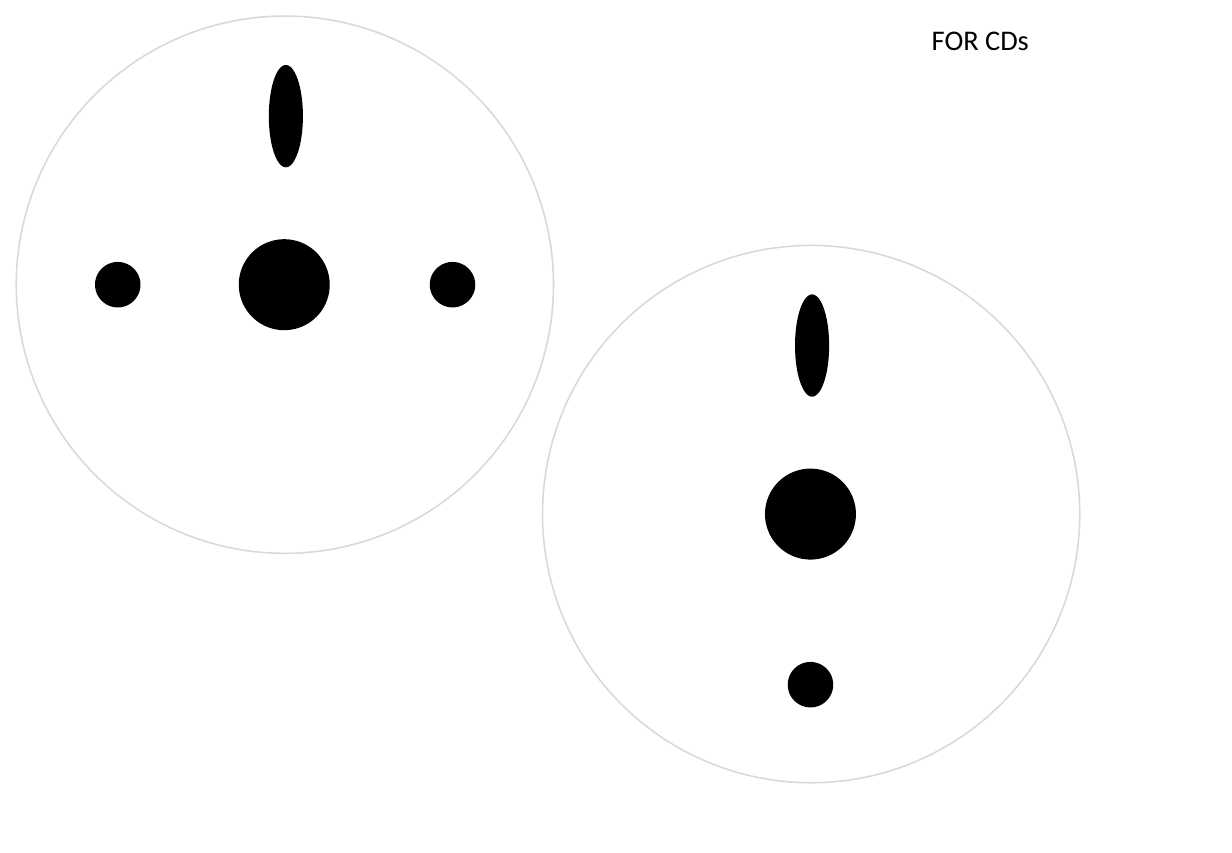
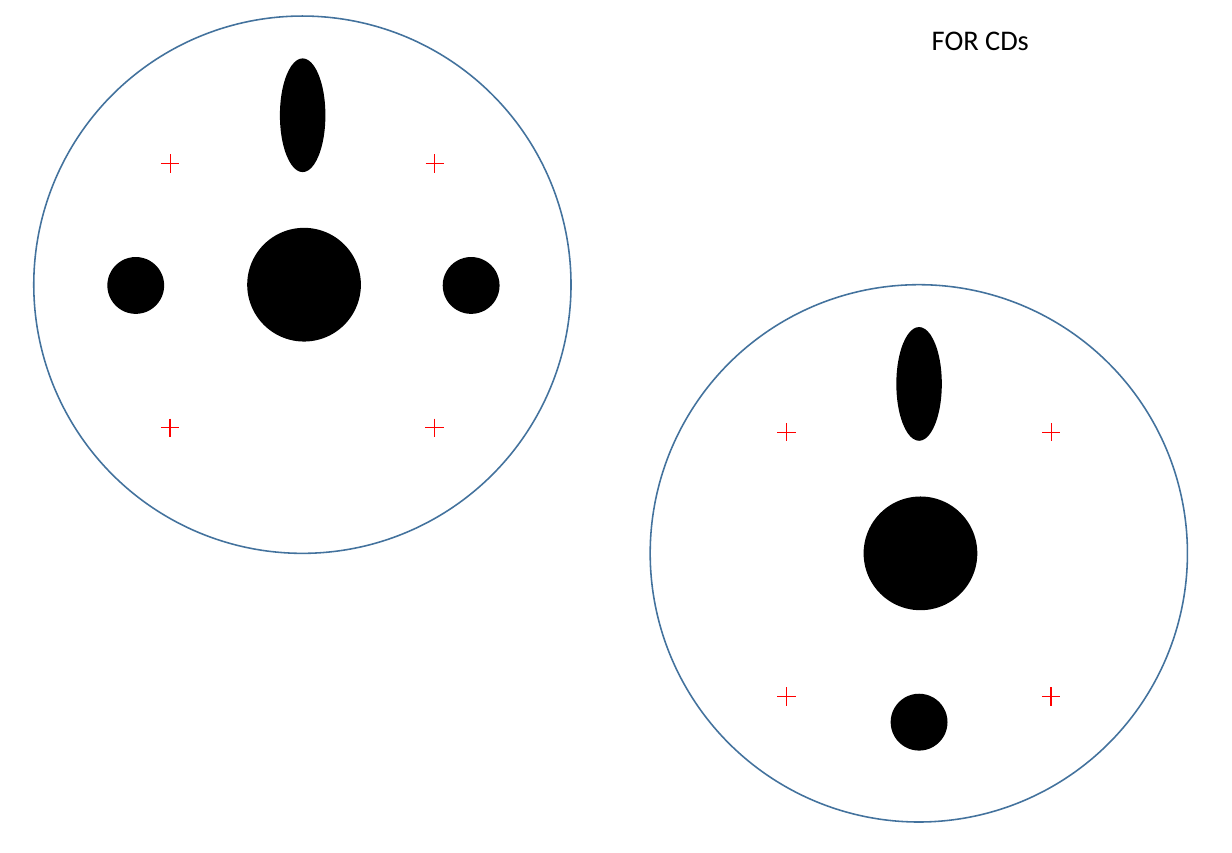
Before and after one commit to BioBoost/raceberry_detector, a slide deck: slide 12 of images/images.pptx (slide 11 before the commit). Drawn at 1232x853 pixels with LibreOffice and Linux fonts; fonts in the diff are those of the drawing. Boxes give left, top, right and bottom in pixels: in the first picture for what was removed or moved away, otherwise in the second. Text is boxed around its words. In the diff, an @@ line names an element or a change of style, - is before the commit and + after.

```diff
--- a/images/images.pptx
+++ b/images/images.pptx
@@ ellipse: place and size @@
-ellipse at (16, 16, 553, 553)
+ellipse at (34, 16, 571, 553)
@@ ellipse at (34, 16, 571, 553): outline #D9D9D9 1 pt to #43739E 1 pt @@
@@ ellipse: place and size @@
-ellipse at (268, 65, 303, 167)
+ellipse at (280, 58, 325, 172)
@@ line added from (162, 164) to (180, 164), #FF0000 0.75 pt @@
@@ line added from (171, 155) to (171, 173), #FF0000 0.75 pt @@
@@ line added from (425, 164) to (444, 164), #FF0000 0.75 pt @@
@@ line added from (435, 155) to (435, 173), #FF0000 0.75 pt @@
@@ ellipse: place and size @@
-ellipse at (239, 239, 330, 330)
+ellipse at (247, 228, 361, 341)
@@ ellipse: place and size @@
-ellipse at (96, 262, 141, 307)
+ellipse at (107, 257, 164, 314)
@@ ellipse: place and size @@
-ellipse at (430, 262, 476, 307)
+ellipse at (443, 257, 499, 314)
@@ ellipse at (651, 284, 1188, 821): outline #D9D9D9 1 pt to #43739E 1 pt @@
@@ ellipse: place and size @@
-ellipse at (543, 246, 1080, 783)
+ellipse at (651, 284, 1188, 821)
@@ ellipse: place and size @@
-ellipse at (795, 295, 829, 397)
+ellipse at (896, 328, 942, 441)
@@ line added from (171, 419) to (171, 437), #FF0000 0.75 pt @@
@@ line added from (435, 419) to (435, 437), #FF0000 0.75 pt @@
@@ line added from (160, 428) to (180, 428), #FF0000 0.75 pt @@
@@ line added from (425, 428) to (444, 428), #FF0000 0.75 pt @@
@@ line added from (778, 432) to (796, 432), #FF0000 0.75 pt @@
@@ line added from (787, 423) to (787, 441), #FF0000 0.75 pt @@
@@ line added from (1042, 432) to (1061, 432), #FF0000 0.75 pt @@
@@ line added from (1051, 423) to (1051, 441), #FF0000 0.75 pt @@
@@ ellipse: place and size @@
-ellipse at (766, 469, 857, 560)
+ellipse at (863, 497, 977, 611)
@@ line added from (787, 687) to (787, 705), #FF0000 0.75 pt @@
@@ line added from (1051, 687) to (1051, 705), #FF0000 0.75 pt @@
@@ line added from (777, 696) to (796, 696), #FF0000 0.75 pt @@
@@ ellipse: place and size @@
-ellipse at (788, 662, 834, 708)
+ellipse at (891, 694, 948, 751)
@@ line added from (1042, 696) to (1060, 696), #FF0000 0.75 pt @@
```
Also in this commit, not shown: 1 other slide changed, 5 slides added, 2 other files.
